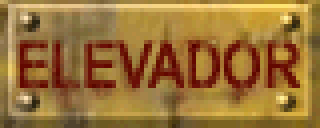
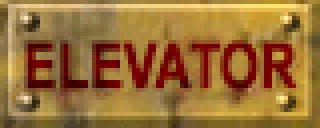
Layered file, before and after one edit (320 x 128). Changes by layer:
hid group "PT-BR" (6 layers) over [16, 40, 300, 92]
showed group "Recriation" (2 layers) over [24, 40, 300, 92]
